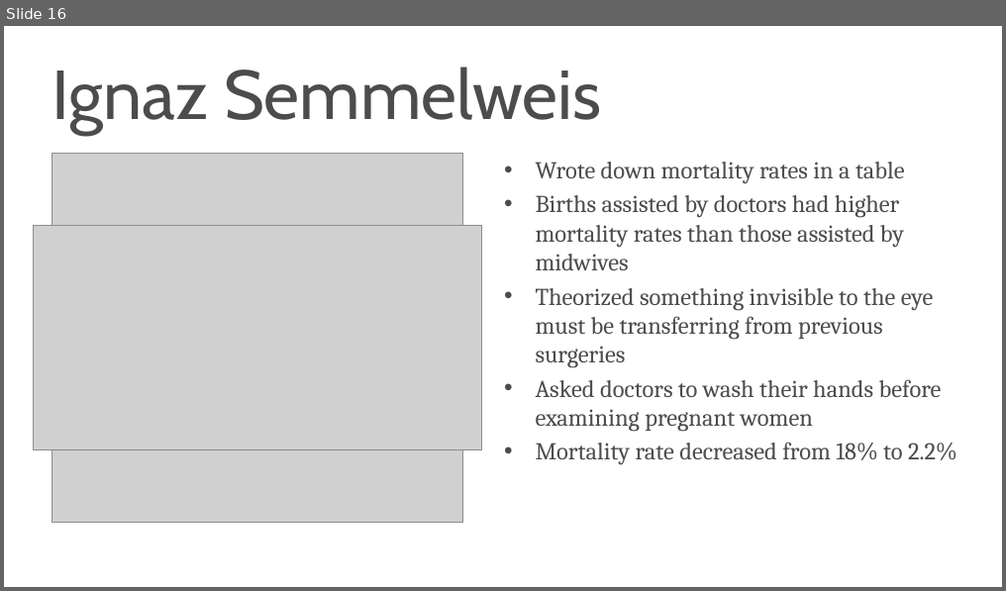
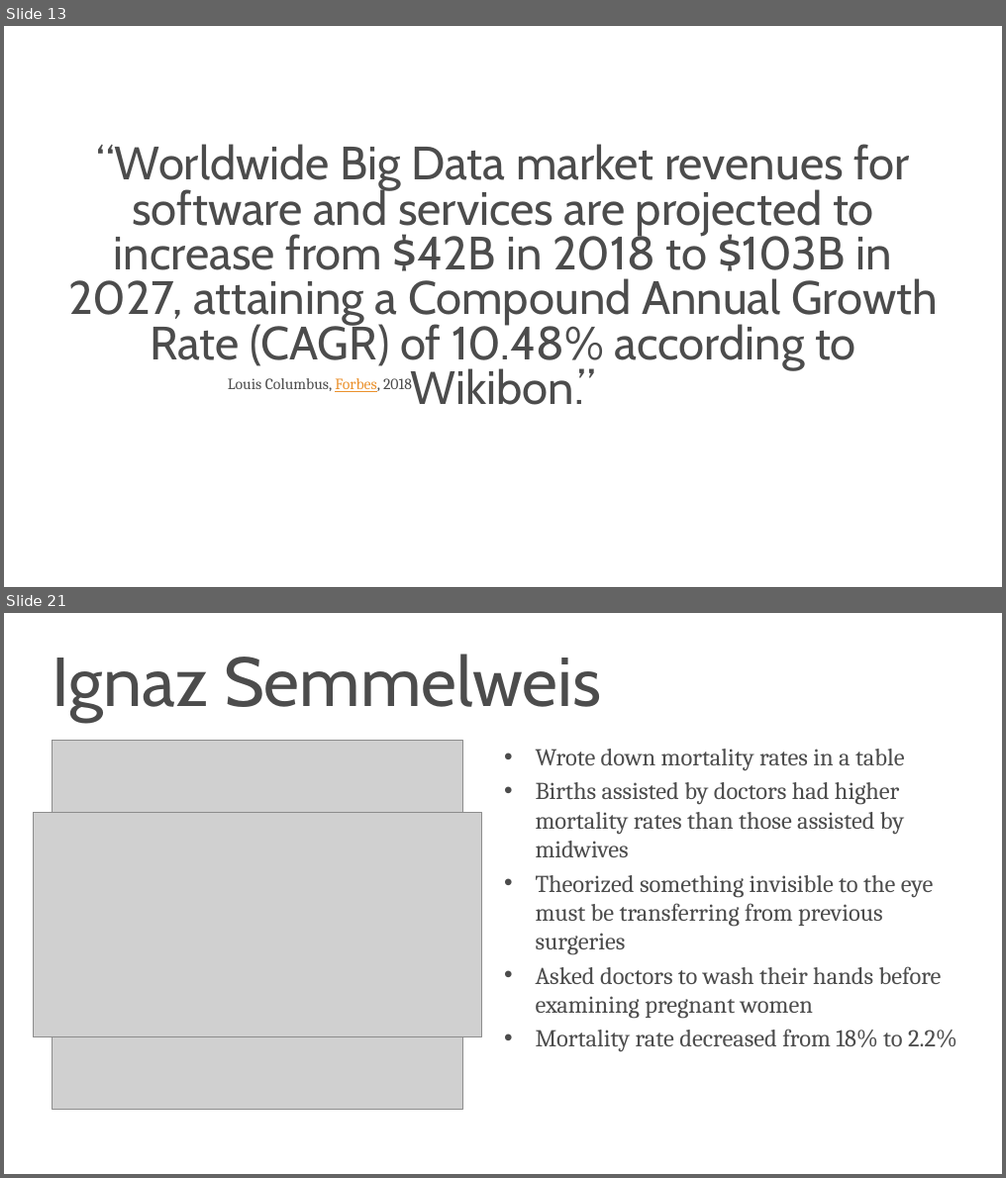
Before and after one commit to s-kyle-reed/data-lecture, a slide deck: lecture.pptx. Shown one above the other, each under a label of ours: slide 16 before the commit, slides 13 and 21 after it; the slides between them are not shown. The pictures are 1006x591 and 1006x1178 pixels, drawn with LibreOffice and Linux fonts; fonts in the diff are those of the drawing; grey boxes stand for pictures; background and template pictures are left out. Boxes give left, top, right and bottom in pixels: in the first picture for what was removed or moved away, otherwise in the second. Text is boxed around its words. In the diff, an @@ line names an element or a change of style, - is before the commit and + after.

```diff
--- a/lecture.pptx
+++ b/lecture.pptx
@@ slide 13 added at (x1=4, y1=26, x2=1002, y2=587), background #FFFFFF @@
@@ title added at (x1=68, y1=144, x2=938, y2=371), 54 pt, text #4C4C4C @@
+“Worldwide Big Data market revenues for software and services are projected to increase from $42B in 2018 to $103B in 2027, attaining a Compound Annual Growth Rate (CAGR) of 10.48% according to Wikibon.”
@@ text added at (x1=228, y1=378, x2=412, y2=392), 18 pt, text #4C4C4C @@
+Louis Columbus, Forbes, 2018
@@ what was slide 16 is now slide 21 @@
```
Also in this commit, not shown: 3 slides changed, 10 other slides added, 2 slides removed, 16 other files.
